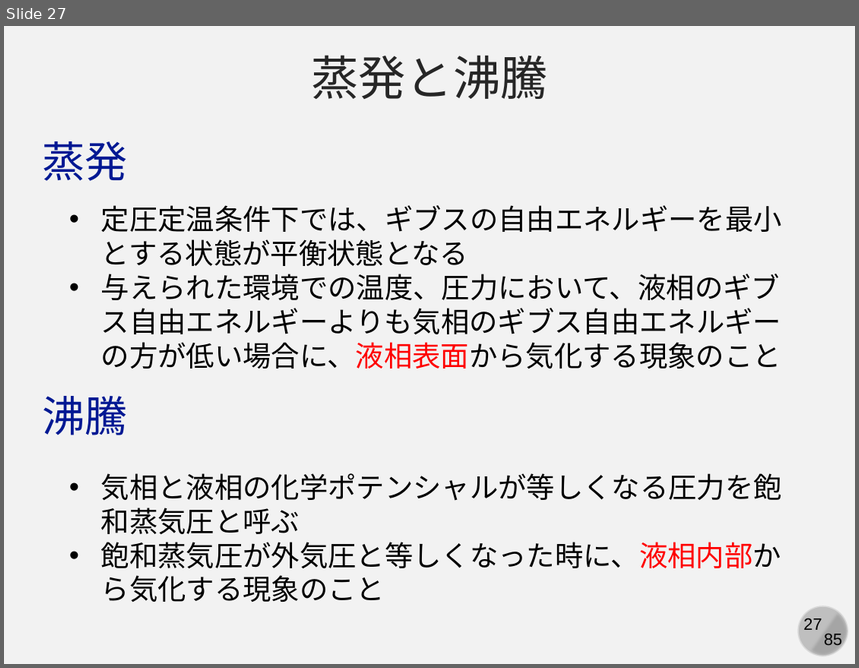
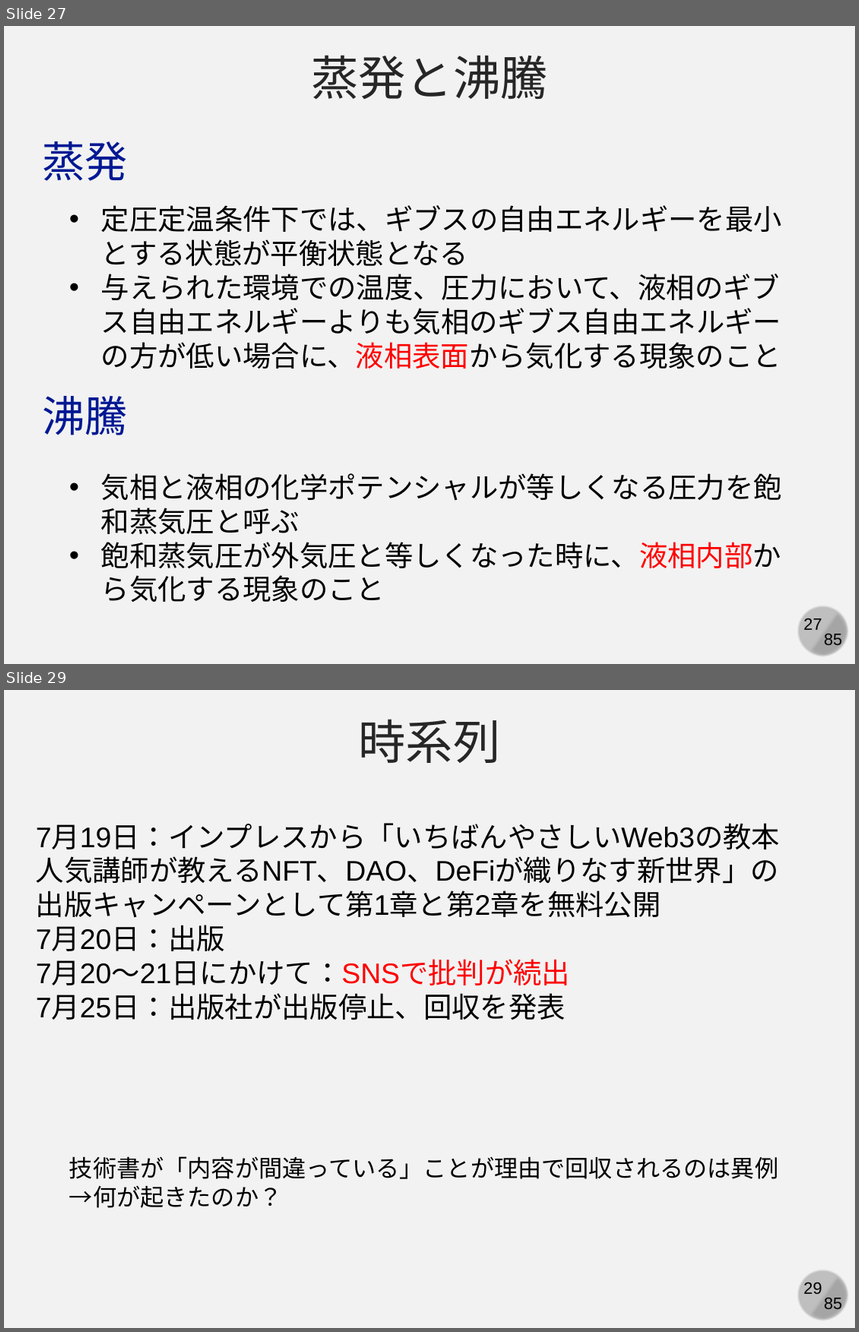
Before and after one commit to kaityo256/yamagata2022, a slide deck: 05_md_advanced/yamagata05.pptx. Shown one above the other, each under a label of ours: slide 27 before the commit, slides 27 and 29 after it; the slides between them are not shown. The pictures are 859x668 and 859x1332 pixels, drawn with LibreOffice and Linux fonts; fonts in the diff are those of the drawing. Boxes give left, top, right and bottom in pixels: in the first picture for what was removed or moved away, otherwise in the second. Text is boxed around its words. In the diff, an @@ line names an element or a change of style, - is before the commit and + after.

```diff
--- a/05_md_advanced/yamagata05.pptx
+++ b/05_md_advanced/yamagata05.pptx
@@ slide 29 added at <box>4,690,855,1328</box>, background #F2F2F2; not listed: 4 template elements that a slide beside it also shows @@
@@ text added at <box>359,719,501,763</box>, 40 pt, text #262626 @@
+時系列
@@ text added at <box>36,825,780,1020</box>, 24 pt, text #000000 @@
+7月19日：インプレスから「いちばんやさしいWeb3の教本 人気講師が教えるNFT、DAO、DeFiが織りなす新世界」の出版キャンペーンとして第1章と第2章を無料公開
+7月20日：出版
+7月20～21日にかけて：SNSで批判が続出
+7月25日：出版社が出版停止、回収を発表
@@ text added at <box>69,1157,778,1208</box>, 20 pt, text #000000 @@
+技術書が「内容が間違っている」ことが理由で回収されるのは異例
+→何が起きたのか？
```
Also in this commit, not shown: 14 other slides added.
